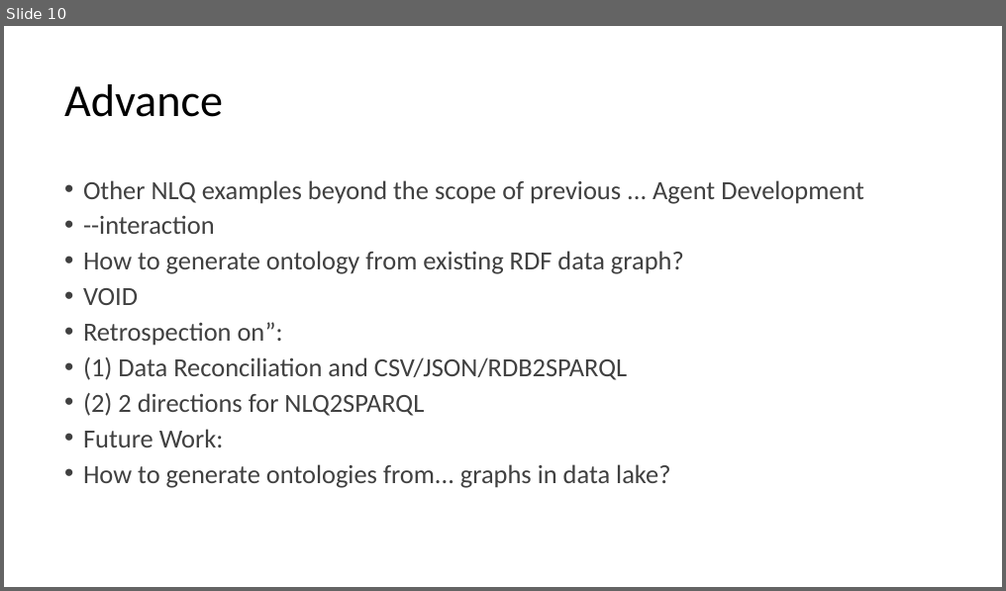
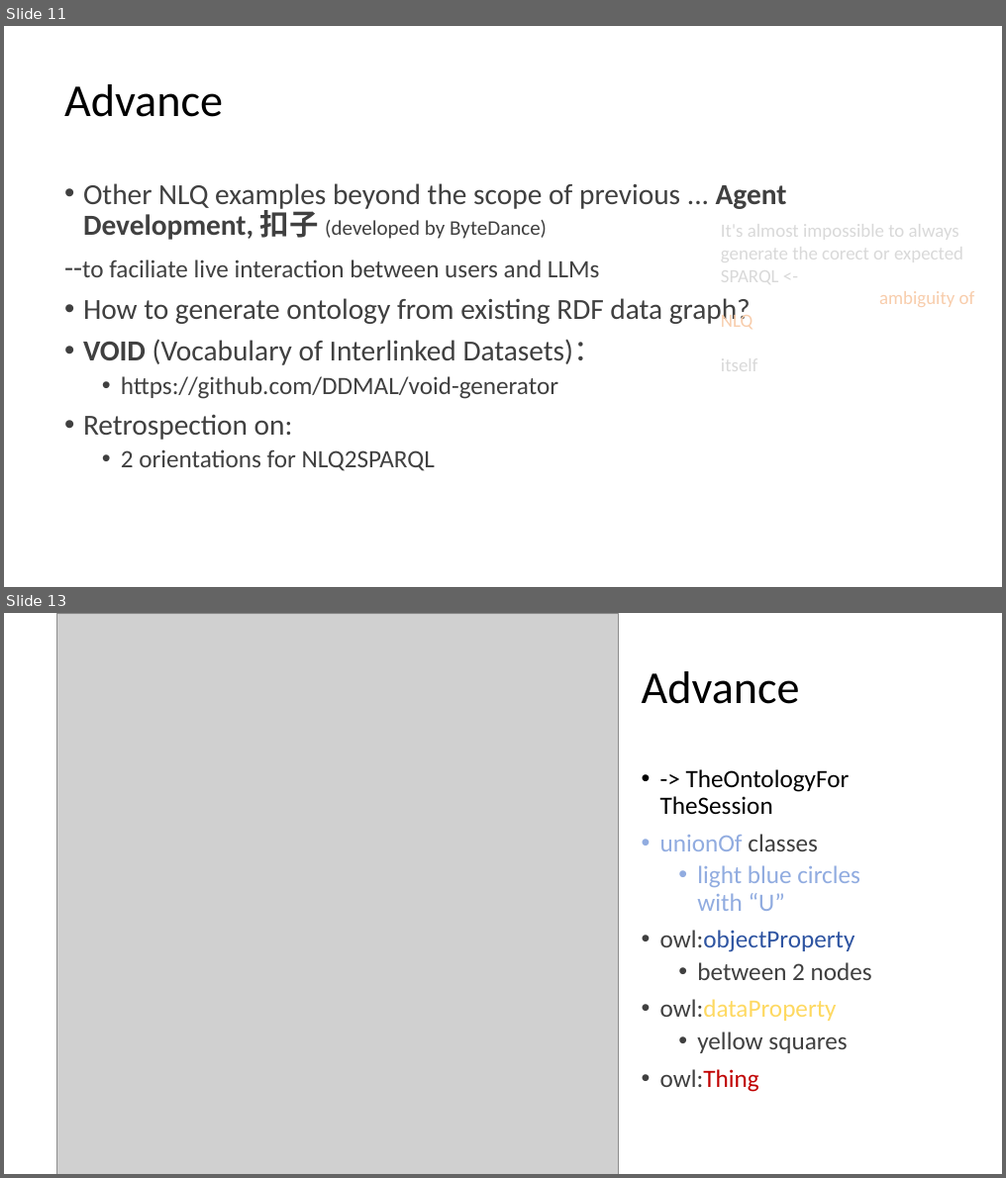
Before and after one commit to DDMAL/linkedmusic-queries, a slide deck: handOver_generalReviewOf_LinkedMusicQueries2024-2025.pptx. Shown one above the other, each under a label of ours: slide 10 before the commit, slides 11 and 13 after it; the slides between them are not shown. The pictures are 1006x591 and 1006x1178 pixels, drawn with LibreOffice and Linux fonts; fonts in the diff are those of the drawing; grey boxes stand for pictures. Boxes give left, top, right and bottom in pixels: in the first picture for what was removed or moved away, otherwise in the second. Text is boxed around its words. In the diff, an @@ line names an element or a change of style, - is before the commit and + after.

```diff
--- a/handOver_generalReviewOf_LinkedMusicQueries2024-2025.pptx
+++ b/handOver_generalReviewOf_LinkedMusicQueries2024-2025.pptx
@@ slide 13 added at [4,613,1002,1174], background #FFFFFF @@
@@ picture added at [57,613,619,1174] @@
@@ title added at [642,671,800,704], 44 pt, text #000000 @@
+Advance
@@ text added at [660,769,872,1092], 24 pt, text #404040 @@
+• -> TheOntologyFor TheSession
+• unionOf classes
+  • light blue circles with “U”
+• owl:objectProperty
+  • between 2 nodes
+• owl:dataProperty
+  • yellow squares
+• owl:Thing
@@ what was slide 10 is now slide 11 @@
@@ slide 11 changed as well @@
@@ text at [82,183,787,277]: text changed; size 25.2 to 28 pt @@
-• Other NLQ examples beyond the scope of previous ... Agent Development
-• --interaction
+• Other NLQ examples beyond the scope of previous ... Agent Development, 扣子 (developed by ByteDance)
+--to faciliate live interaction between users and LLMs
@@ text added at [721,220,975,330], 18 pt, text #D9D9D9 @@
+It's almost impossible to always generate the corect or expected SPARQL <- *****************ambiguity of NLQ
+itself
@@ text at [83,298,750,326]: size 25.2 to 28 pt in "How to generate ontology from existing RDF ..."; line spacing 0.8 to 0.9 @@
@@ text at [83,339,603,472]: text changed; size 25.2 to 24 pt @@
-• VOID
-• Retrospection on”:
-• (1) Data Reconciliation and CSV/JSON/RDB2SPARQL
-• (2) 2 directions for NLQ2SPARQL
-• Future Work:
-• How to generate ontologies from... graphs in data lake?
+• VOID (Vocabulary of Interlinked Datasets)：
+  • https://github.com/DDMAL/void-generator
+• Retrospection on:
+  • 2 orientations for NLQ2SPARQL
```
Also in this commit, not shown: 9 other slides changed, 3 other slides added, 1 other file.
